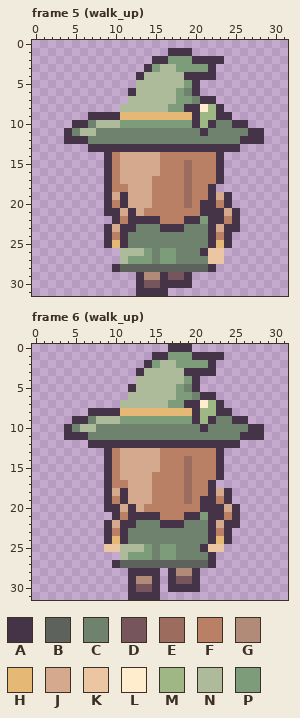
A pixel-art file gets an edit: Art/Characters/NPC32/residents/mori.aseprite. The picture above was drawn from the file before the commit.
32x32 pixels, 22 frames. Colours within 5 levels of each other are drawn and written as one. Shown: frame 5 (walk_up), frame 6 (walk_up). The commit also changed other frames, which this record leaves out.
Palette (. is transparent): A #453447  B #5d625d  C #6e826d  D #76555c  E #9c6d5e  F #b98065  G #b18a78  H #e6b875  J #d4a98d  K #ecc5a3  L #ffedce  M #9eb785  N #aebb9a  P #7c9c7a
Now the later version:
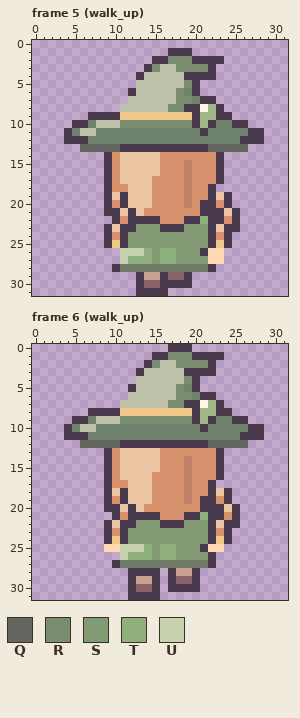
Colours new in this view: Q #64675f  R #7a8d6e  S #839b74  T #8fb07c  U #c7d3af
What changed:
colour A: #453447 -> #4a3a4e
colour B: #5d625d -> #6f7a67
colour D: #76555c -> #8a6468
colour E: #9c6d5e -> #bf8268
colour F: #b98065 -> #d9926e
colour G: #b18a78 -> #c8a090
colour H: #e6b875 -> #f0c888
colour J: #d4a98d -> #ecc5a3
colour K: #ecc5a3 -> #ffd8b4
colour L: #ffedce -> #fff6e2
colour N: #aebb9a -> #bdc2a8
Frame 5 (walk_up), layers "Headwear", "Clothing":
y 2: x 17..19 PPP -> RRR
y 3: x 15 P -> R; x 18..21 PPPP -> RRRR
y 5: x 19 P -> R
y 6: x 18 P -> R
y 7: x 18..19 PP -> RR
y 8: x 17..18 PP -> RR
y 10: x 11..19 PPPPPPPPP -> RRRRRRRRR
y 13: x 6..10 .AAAA -> QQQQQ; x 22..26 AAAA. -> QQQQQ
y 22: x 21 P -> T
y 23: x 13..15 CCC -> SSS; x 19..21 CCC -> SSS
y 24..25: x 12..21 CCCCCCCCCC -> SSSSSSSSSS
y 26: x 11..20 NNNPCPPCCC -> UUUTSTTSSS
y 27: x 11..21 NPPPCPPCCCC -> UTTTSTTSSSS
Frame 6 (walk_up), layers "Headwear", "Clothing":
y 1: x 17..19 PPP -> RRR
y 2: x 15 P -> R; x 18..21 PPPP -> RRRR
y 4: x 19 P -> R
y 5: x 18 P -> R
y 6: x 18..19 PP -> RR
y 7: x 17..18 PP -> RR
y 9: x 11..19 PPPPPPPPP -> RRRRRRRRR
y 12: x 6..10 .AAAA -> QQQQQ; x 22..26 AAAA. -> QQQQQ
y 21: x 21 P -> T
y 22: x 13..15 CCC -> SSS; x 19..21 CCC -> SSS
y 23..24: x 12..21 CCCCCCCCCC -> SSSSSSSSSS
y 25: x 11..20 NNNPCPPCCC -> UUUTSTTSSS
y 26: x 11..21 NPPPCPPCCCC -> UTTTSTTSSSS
